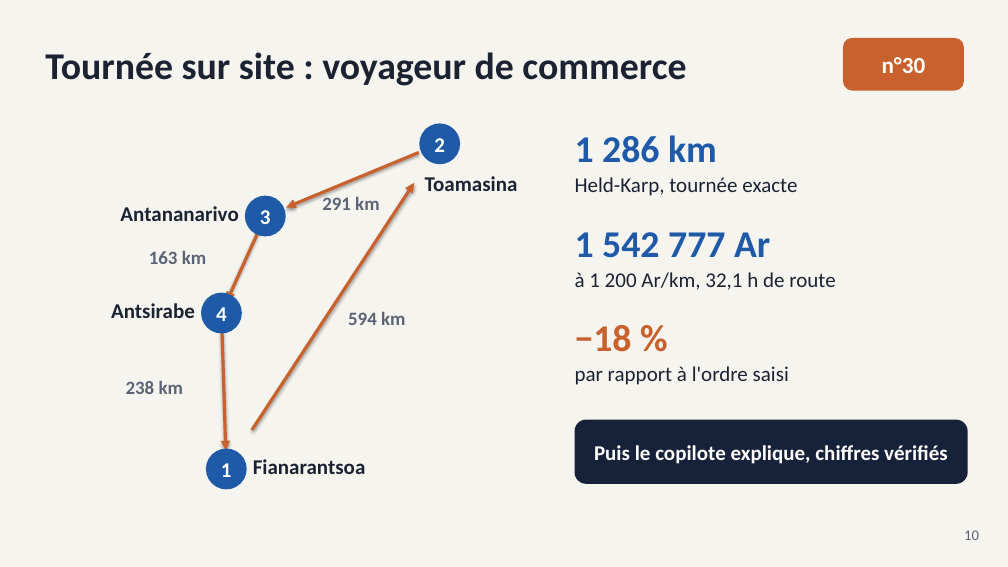
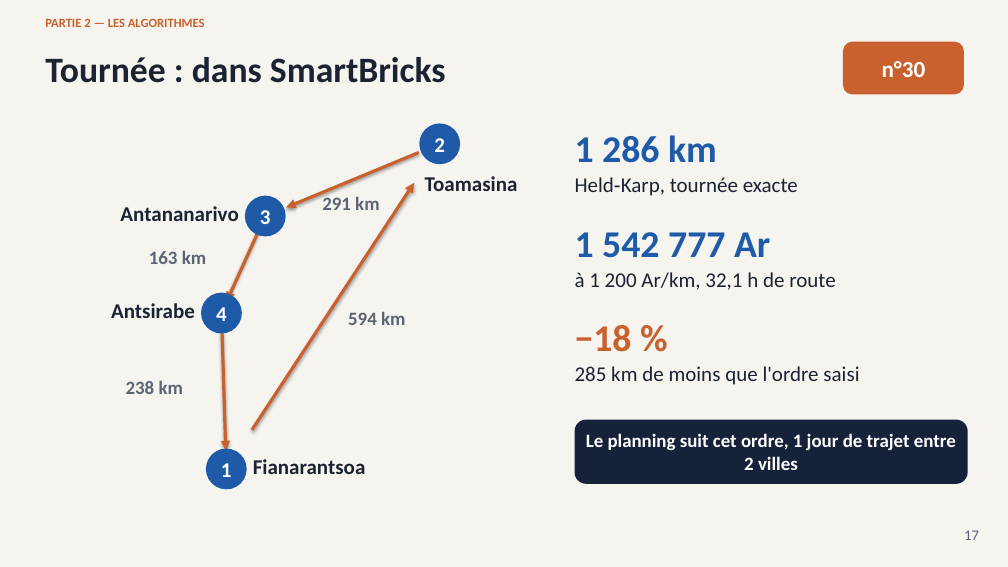
Before and after one commit to andokevin/smartbricks, a slide deck: slide 17 of docs/SmartBricks_presentation.pptx (slide 10 before the commit). Drawn at 1008x567 pixels with LibreOffice and Linux fonts; fonts in the diff are those of the drawing. Boxes give left, top, right and bottom in pixels: in the first picture for what was removed or moved away, otherwise in the second. Text is boxed around its words. In the diff, an @@ line names an element or a change of style, - is before the commit and + after.

```diff
--- a/docs/SmartBricks_presentation.pptx
+++ b/docs/SmartBricks_presentation.pptx
@@ text added at box(45, 18, 205, 27), 12 pt, text #C8612D, bold @@
+PARTIE 2 — LES ALGORITHMES
@@ text at box(45, 57, 446, 83): text changed; size 36 to 34 pt @@
-Tournée sur site : voyageur de commerce
+Tournée : dans SmartBricks
@@ rounded rectangle "n°30": place and size @@
-rounded rectangle "n°30" at box(843, 38, 964, 91)
+rounded rectangle "n°30" at box(843, 42, 964, 95)
@@ text at box(575, 177, 798, 196): text changed @@
-Held-Karp, tournée exacte
+Held‑Karp, tournée exacte
@@ text at box(575, 366, 859, 385): text changed @@
-par rapport à l'ordre saisi
+285 km de moins que l'ordre saisi
@@ text in rounded rectangle at box(586, 433, 956, 470): text changed; size 20 to 18 pt @@
-Puis le copilote explique, chiffres vérifiés
+Le planning suit cet ordre, 1 jour de trajet entre 2 villes
@@ text at box(964, 530, 979, 540): text changed @@
-10
+17
```
Also in this commit, not shown: 6 other slides changed, 17 slides added, 8 slides removed, 4 other files.
